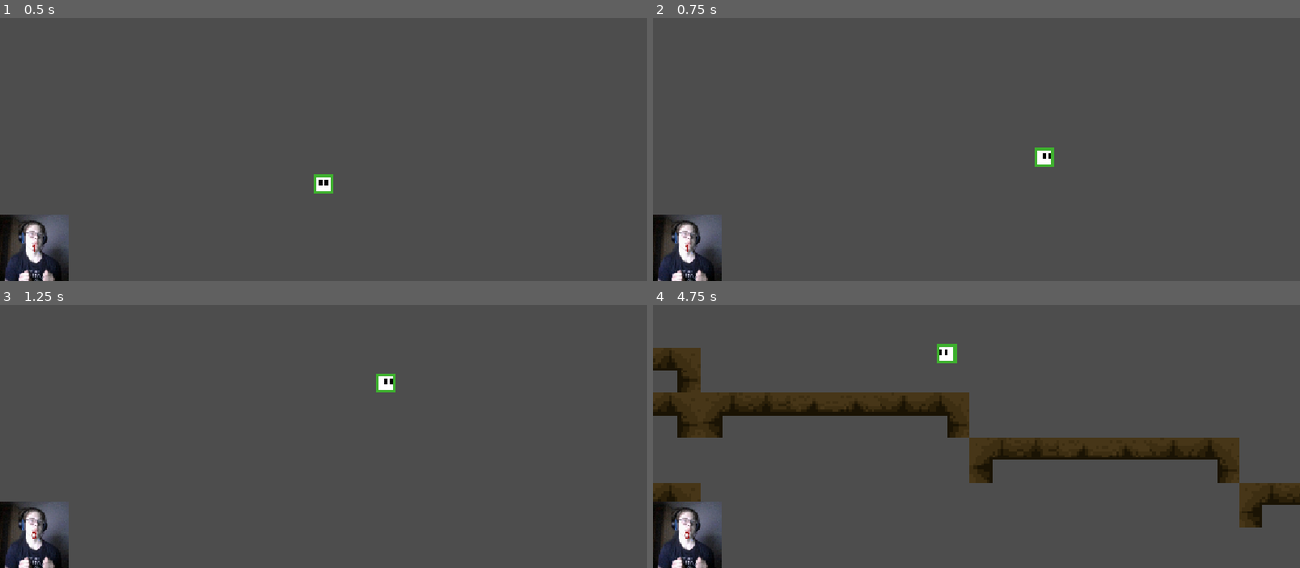
Above: before the commit, frames 1-4 (two rows, left to right).
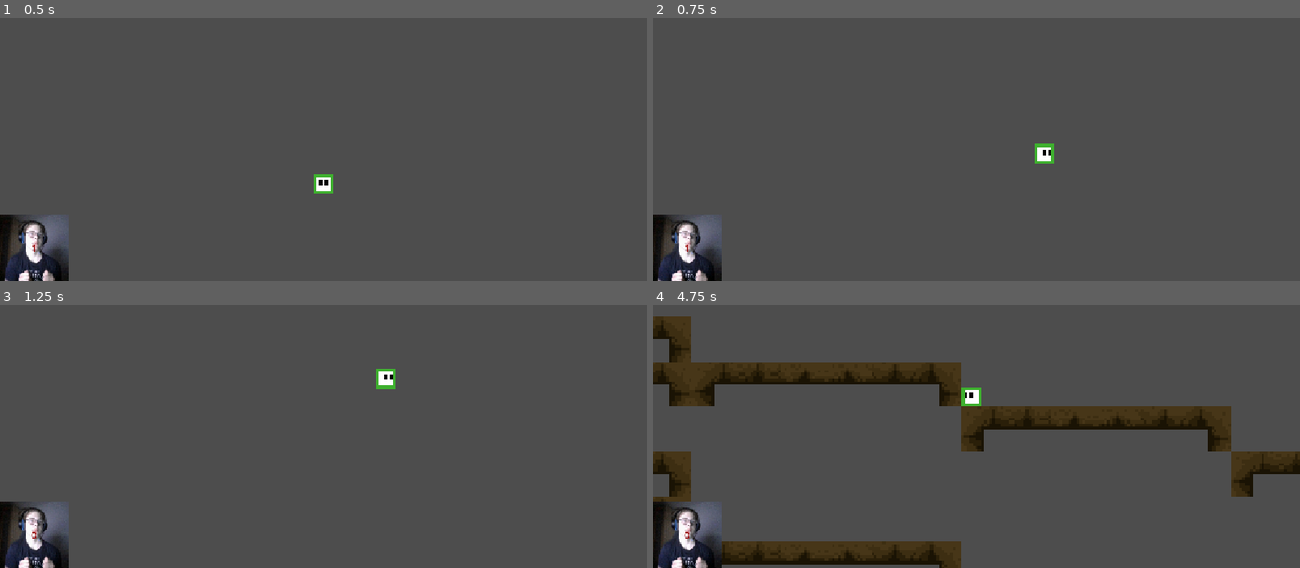
Above: after the commit, the same moments.

Repository: bk23miner/le-Gabe
Game: Godot game, scene res://scenes/Main.tscn
The game is run twice, just before and just after one commit, with the same random seed, the same clock (stepped at 60 frames per second) and the same inputs.
Inputs:
- Up to frame 1 (0.5 s): no input
- Up to frame 2 (0.75 s): hold D (right) from 0.53 s (still down); tap Shift (dash) at 0.6 s
- Up to frame 3 (1.25 s): keep holding D (right); tap Space (jump) at 0.77, 0.8, 1.07 s
- Up to frame 4 (4.75 s): tap Space (jump) at 1.35, 1.52, 1.82, 2.3, 3.02, 3.32, 3.6, 3.77, 4.07, 4.52 s; tap Shift (dash) at 1.55, 2.1, 2.85, 4.35 s; release D (right) at 2.03 s; hold A (left) 2.03-2.78 s; hold D (right) 2.78-4.28 s; hold A (left) from 4.28 s (still down)

Frame 1 is identical in both runs. In frame 2, 0.1% of the frame differs, in the area x 59-62%, y 47-57%; in frame 3, 0.2%; in frame 4, 24%, in the area x 0-100%, y 4-100%.

Commit message:
Upload-by-Bk

Diff:
--- a/scripts/player.gd
+++ b/scripts/player.gd
@@ -1,66 +1,85 @@
 class_name Player extends CharacterBody2D
 
 @export var speed = 120
+@export var dash_speed = 200
 @export var jump_speed = -180
 @export var gravity = 500
 @export var remaining_djumps = 1
 @export var remaining_dash = 1
 @export var remaining_walljump = 0
 @export var Wings: Node2D#
+var f_dash = false
 var dashing = false
+var temp_x_vel
+var temp_y_vel
+var temp_bd_y_vel
 
 func _ready() -> void:
 	Wings = $Sprite2D
 	Wings.visible = false
 
 func _physics_process(delta):
-	# Add gravity every frame
+	#if f_dash:
+	#	f_dash = false
+	#	velocity.y= 0
 
-	# Input affects x axis only
-	velocity.x = Input.get_axis("left", "right") * speed
-	var y_dir = Input.get_axis("up", "down")
+	if Input.is_action_just_pressed("dash") && !dashing && remaining_dash > 0 :
+		$"Dash-Timer".start()
+		dashing = true
+		temp_bd_y_vel = velocity.y
+		temp_x_vel = Input.get_axis("left", "right") *(speed + dash_speed)
+		temp_y_vel = Input.get_axis("up","down") * (speed + dash_speed)
+	if dashing:
+		velocity.x = temp_x_vel
+		velocity.y = temp_y_vel
+	elif !dashing:
+		print("Grav")
+
+		velocity.y += gravity * delta
+		velocity.x = Input.get_axis("left", "right") * speed
+		var y_dir = Input.get_axis("up", "down")
 
 
 
-	# Only allow jumping when on the ground or if djumps greater 0
-	if Input.is_action_just_pressed("jump") and !is_on_floor() and remaining_djumps>0:
-		Wings.visible = true
-		$Timer.start()
-		velocity.y = jump_speed
-		remaining_djumps -= 1
-	elif Input.is_action_just_pressed("jump") and is_on_floor():
-		velocity.y = jump_speed
-	elif Input.is_action_just_pressed("dash") && !dashing && remaining_dash > 0 :
-		$"Dash-Timer".start()
-		dashing = true
+		if Input.is_action_just_pressed("jump") and !is_on_floor() and remaining_djumps>0:
+			Wings.visible = true
+			$Timer.start()
+			velocity.y = jump_speed
+			remaining_djumps -= 1
+		elif Input.is_action_just_pressed("jump") and is_on_floor():
+			velocity.y = jump_speed
+
 	var Body = $AnimatedSprite2D
 
 	var direction = sign(velocity.x)
-		#rechts
+	#rechts
 	if direction > 0:
 		Body.play("right")
-	#links
+		#links
 	elif direction < 0:
 		Body.play("left")
 	elif direction == 0:
 		Body.play("idle")
 
-	if dashing:
-		velocity.x =  Input.get_axis("left", "right") * (speed + 200)
-		velocity.y = y_dir * (speed+100)
-	else:
-		velocity.y += gravity * delta
 
 
 
+
+
+	print(str(velocity.y))
 
 	move_and_slide()
 
 func reset_Wings() -> void:
 	Wings.visible = false
+	$Timer.stop()
 
 
 
 
 func _on_dash_timer_timeout() -> void:
+	f_dash = true
 	dashing = false
+	print("finish dash")
+	$"Dash-Timer".stop()
+	velocity.y = -30
